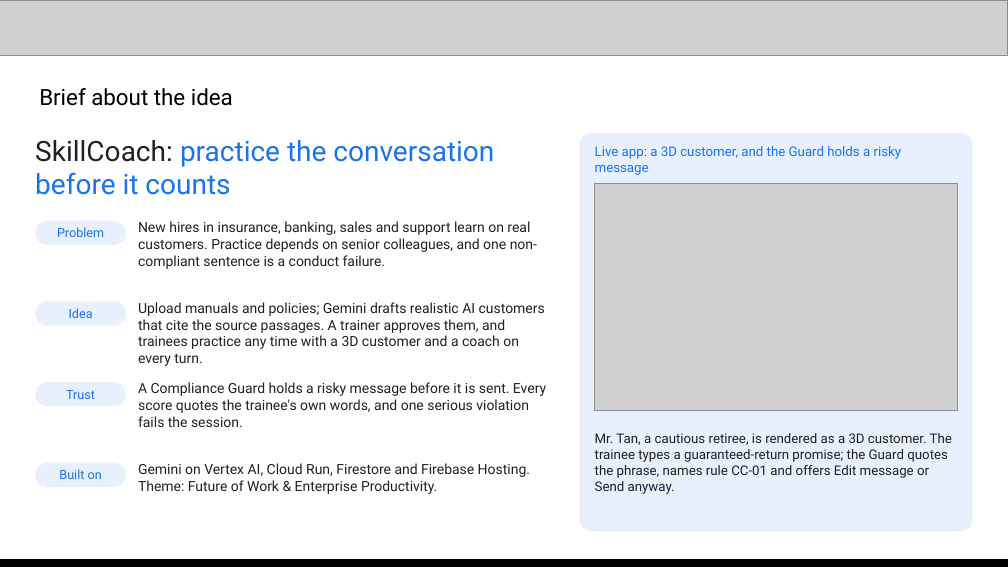
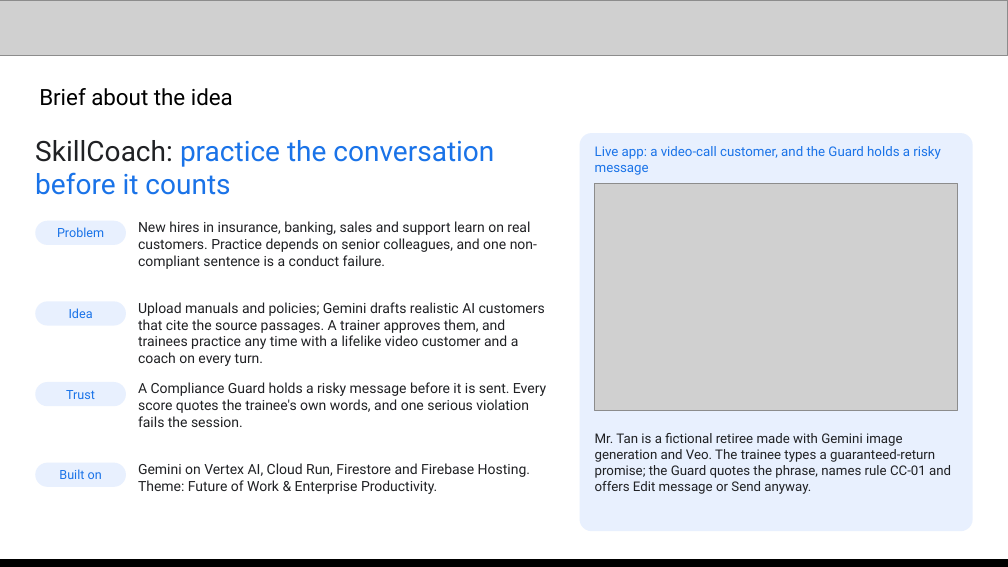
Before and after one commit to jease0502/SkillCoach-AIBC, a slide deck: slide 2 of media/SkillCoach_Submission.pptx. Drawn at 1008x567 pixels with LibreOffice and Linux fonts; fonts in the diff are those of the drawing; grey boxes stand for pictures. Boxes give left, top, right and bottom in pixels: in the first picture for what was removed or moved away, otherwise in the second. Text is boxed around its words. In the diff, an @@ line names an element or a change of style, - is before the commit and + after.

```diff
--- a/media/SkillCoach_Submission.pptx
+++ b/media/SkillCoach_Submission.pptx
@@ text at box(595, 146, 941, 175): text changed @@
-Live app: a 3D customer, and the Guard holds a risky message
+Live app: a video-call customer, and the Guard holds a risky message
@@ text at box(138, 302, 545, 366): text changed @@
-Upload manuals and policies; Gemini drafts realistic AI customers that cite the source passages. A trainer approves them, and trainees practice any time with a 3D customer and a coach on every turn.
+Upload manuals and policies; Gemini drafts realistic AI customers that cite the source passages. A trainer approves them, and trainees practice any time with a lifelike video customer and a coach on every turn.
@@ text at box(595, 433, 951, 494): text changed @@
-Mr. Tan, a cautious retiree, is rendered as a 3D customer. The trainee types a guaranteed-return promise; the Guard quotes the phrase, names rule CC-01 and offers Edit message or Send anyway.
+Mr. Tan is a fictional retiree made with Gemini image generation and Veo. The trainee types a guaranteed-return promise; the Guard quotes the phrase, names rule CC-01 and offers Edit message or Send anyway.
```
Also in this commit, not shown: 6 other slides changed, 4 other files.
